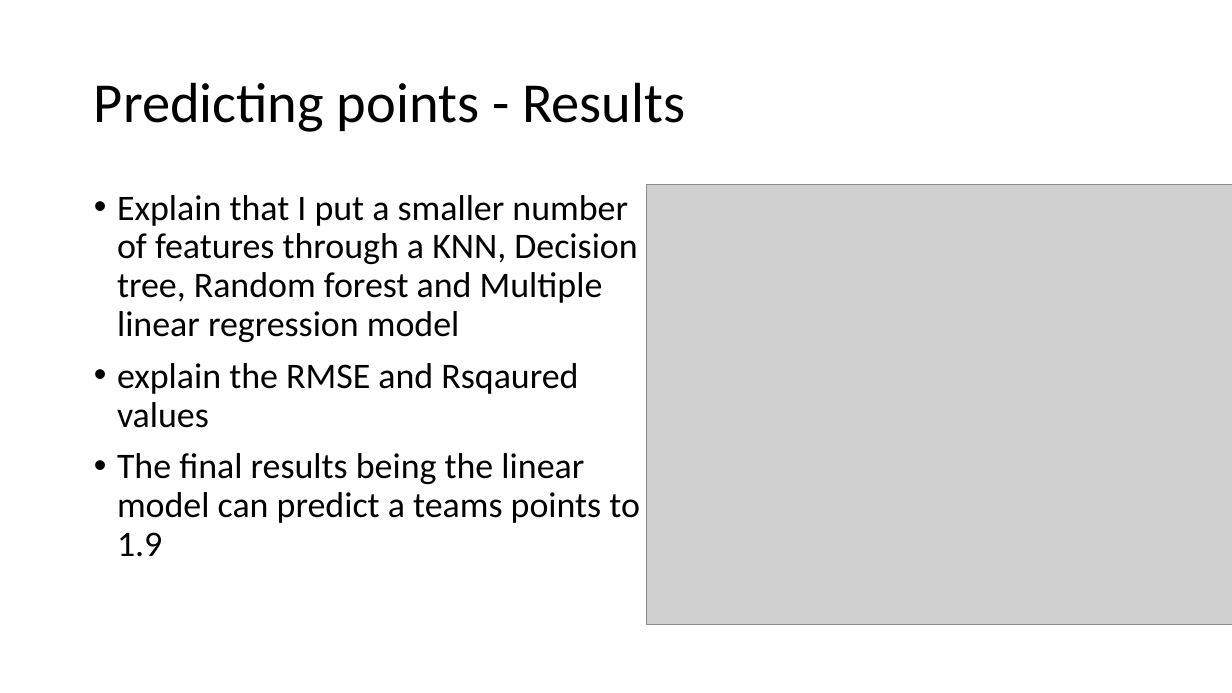
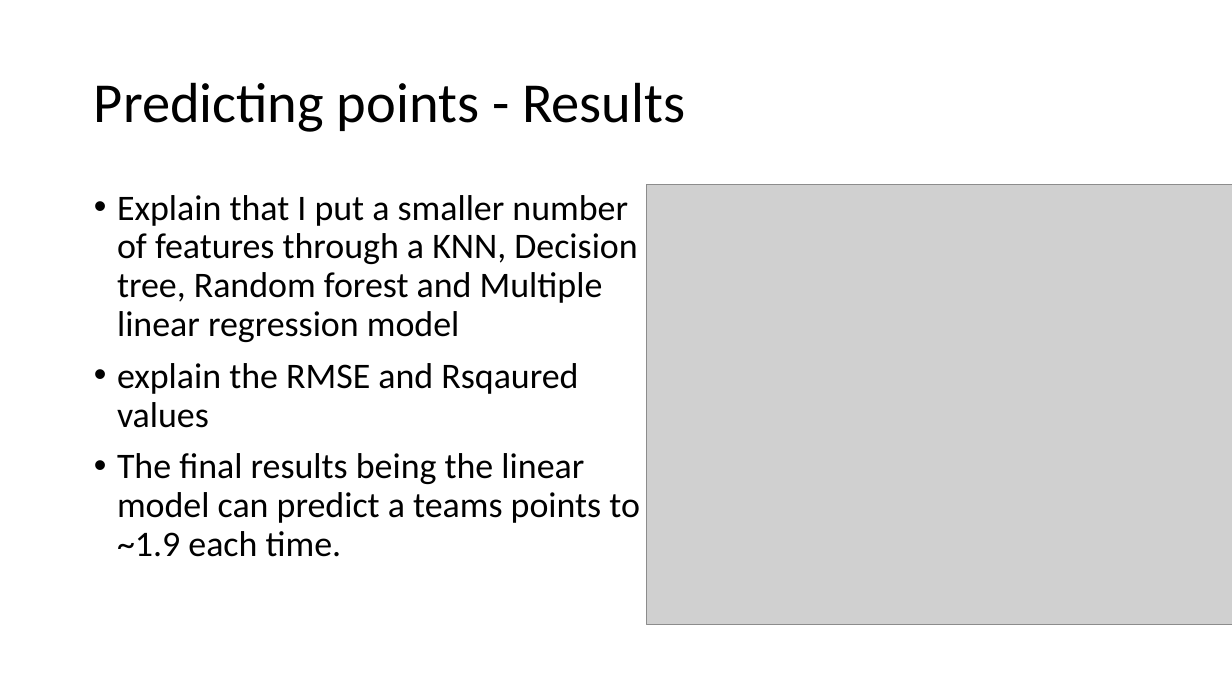
Before and after one commit to RobertRiddell/Olympic-Basketball, a slide deck: slide 6 of docs/Olympic Basketball.pptx. Drawn at 1232x693 pixels with LibreOffice and Linux fonts; fonts in the diff are those of the drawing; grey boxes stand for pictures. Boxes give left, top, right and bottom in pixels: in the first picture for what was removed or moved away, otherwise in the second. Text is boxed around its words. In the diff, an @@ line names an element or a change of style, - is before the commit and + after.

```diff
--- a/docs/Olympic Basketball.pptx
+++ b/docs/Olympic Basketball.pptx
@@ text at (117,453,640,557): text changed @@
-• The final results being the linear model can predict a teams points to 1.9
+• The final results being the linear model can predict a teams points to ~1.9 each time.
```
Also in this commit, not shown: 6 other slides changed, 2 slides added, 1 slide removed, 4 other files.
